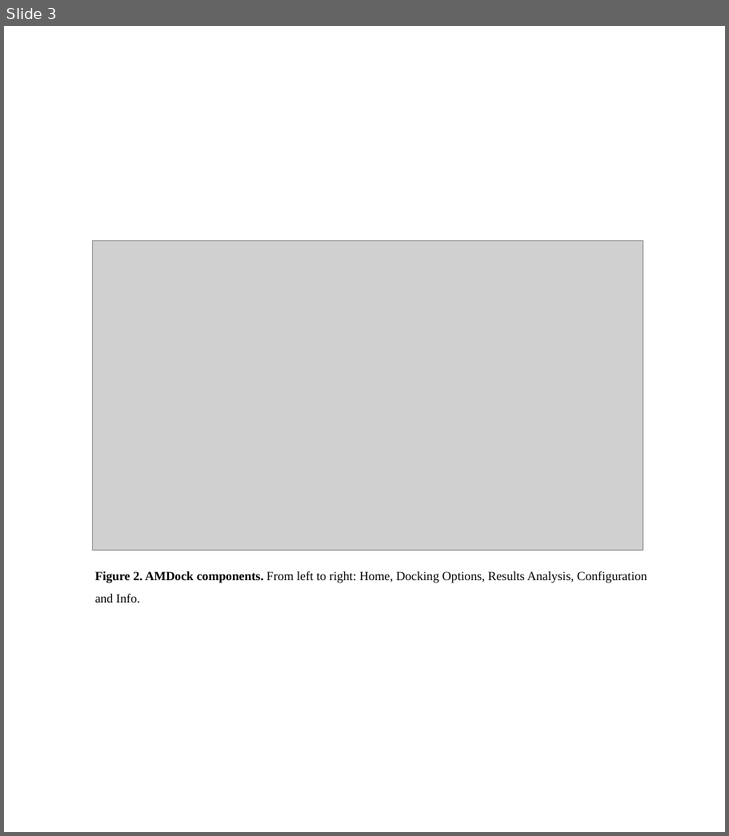
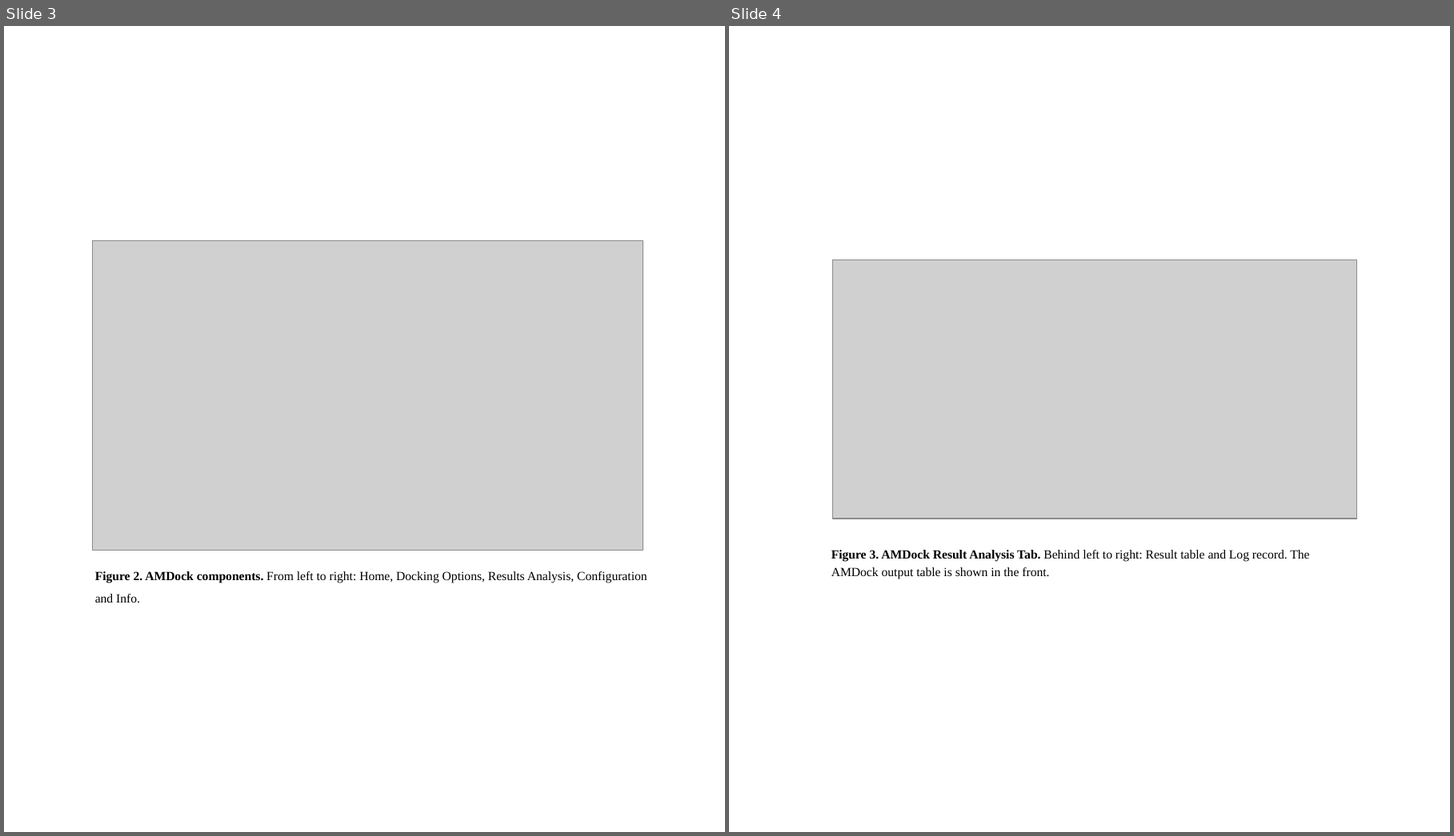
Before and after one commit to Valdes-Tresanco-MS/images, a slide deck: images_amdock/figures_amdock.pptx. Shown side by side, each under a label of ours: slide 3 before the commit, slides 3 and 4 after it. The pictures are 729x836 and 1454x836 pixels, drawn with LibreOffice and Linux fonts; fonts in the diff are those of the drawing; grey boxes stand for pictures. Boxes give left, top, right and bottom in pixels: in the first picture for what was removed or moved away, otherwise in the second. Text is boxed around its words. In the diff, an @@ line names an element or a change of style, - is before the commit and + after.

```diff
--- a/images_amdock/figures_amdock.pptx
+++ b/images_amdock/figures_amdock.pptx
@@ slide 4 added at [729, 26, 1450, 832], background #FFFFFF @@
@@ picture added at [833, 260, 1356, 519] @@
@@ text added at [831, 550, 1309, 579], 10 pt, text #000000 @@
+Figure 3. AMDock Result Analysis Tab. Behind left to right: Result table and Log record. The AMDock output table is shown in the front.
```
Also in this commit, not shown: 1 other file.
